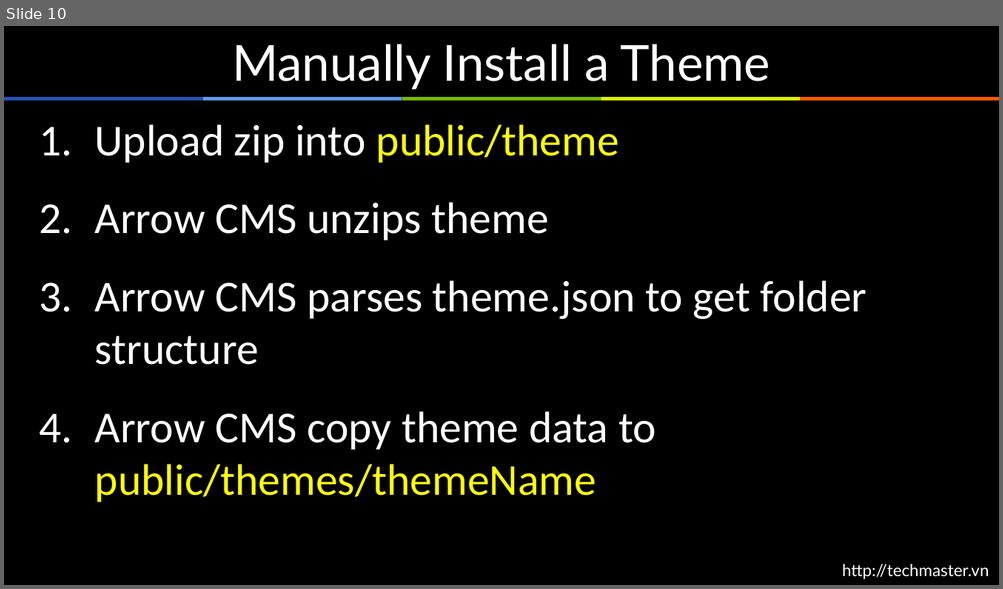
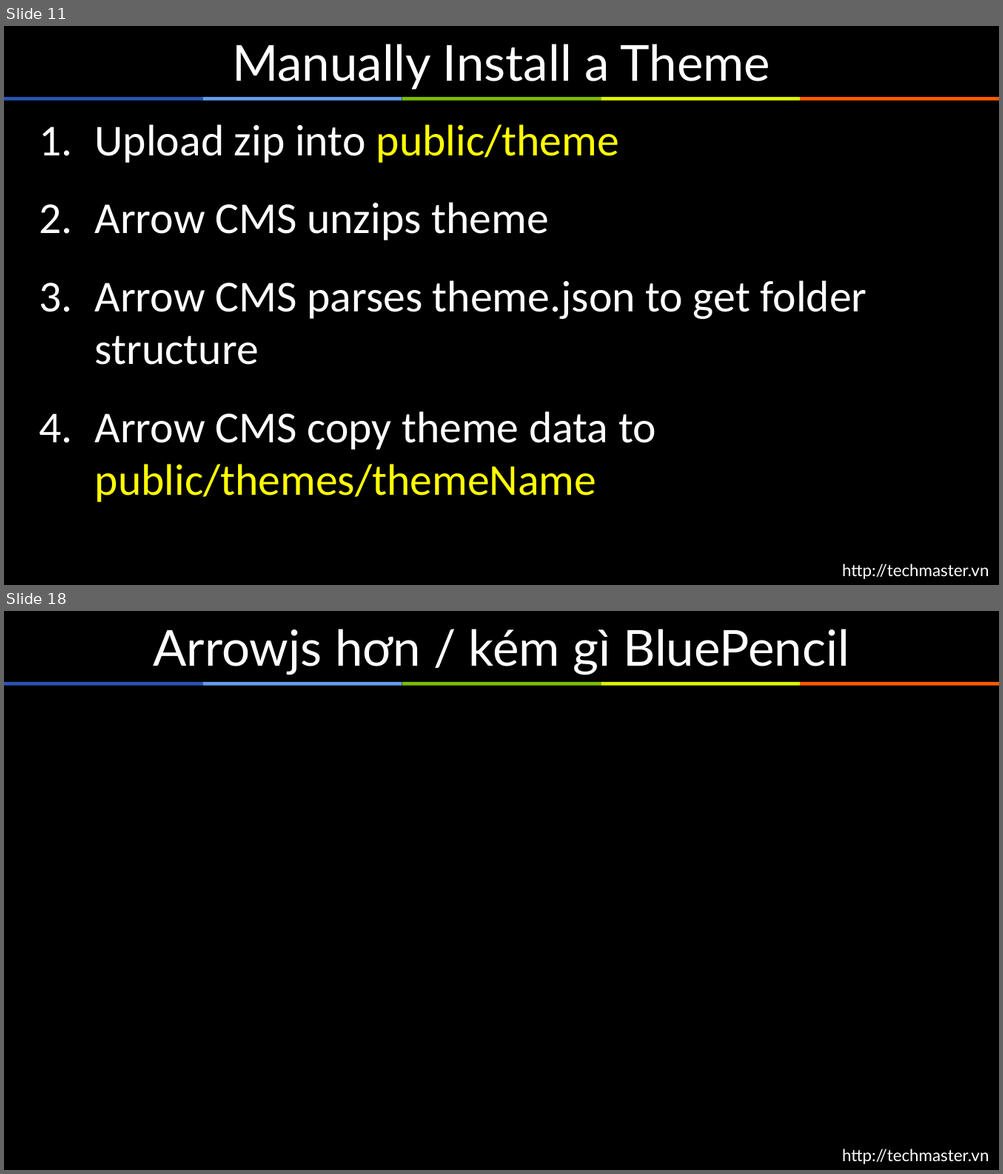
Before and after one commit to arrowjs/Documents, a slide deck: ArrowjsBasic.pptx. Shown one above the other, each under a label of ours: slide 10 before the commit, slides 11 and 18 after it; the slides between them are not shown. The pictures are 1003x589 and 1003x1174 pixels, drawn with LibreOffice and Linux fonts; fonts in the diff are those of the drawing; background and template pictures are left out. Boxes give left, top, right and bottom in pixels: in the first picture for what was removed or moved away, otherwise in the second. Text is boxed around its words. In the diff, an @@ line names an element or a change of style, - is before the commit and + after.

```diff
--- a/ArrowjsBasic.pptx
+++ b/ArrowjsBasic.pptx
@@ slide 18 added at bbox=[4, 611, 999, 1170], background #000000; not listed: 6 template elements that a slide beside it also shows @@
@@ title added at bbox=[153, 629, 849, 675], 36 pt, text #FFFFFF @@
+Arrowjs hơn / kém gì BluePencil
@@ what was slide 10 is now slide 11 @@
```
Also in this commit, not shown: 10 other slides added.
